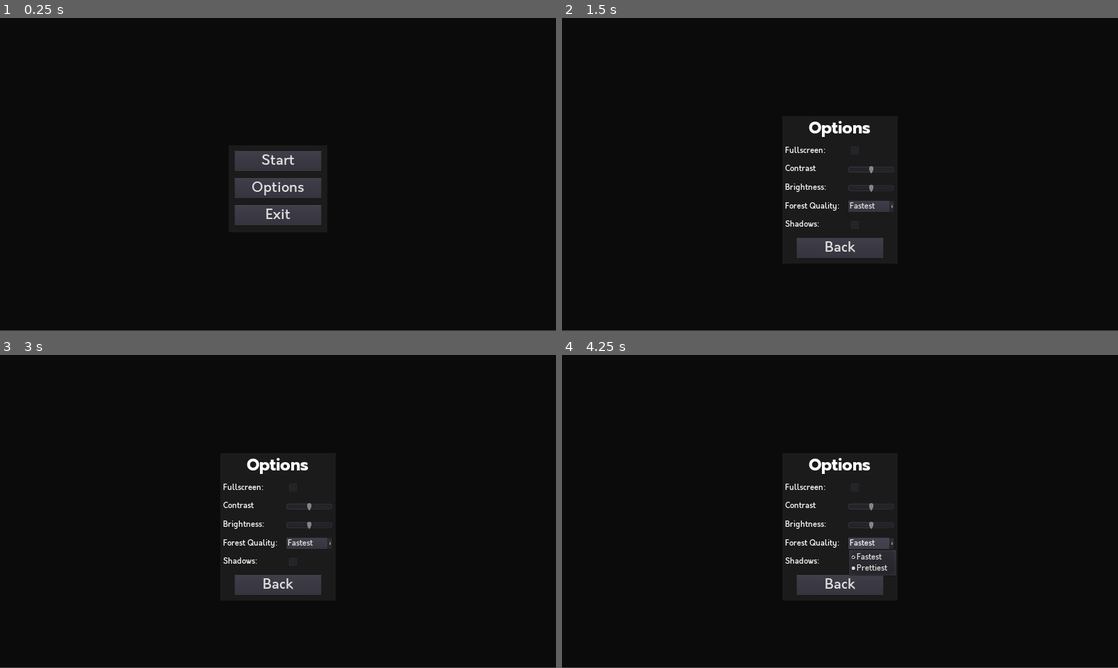
Above: before the commit, frames 1-4 (two rows, left to right).
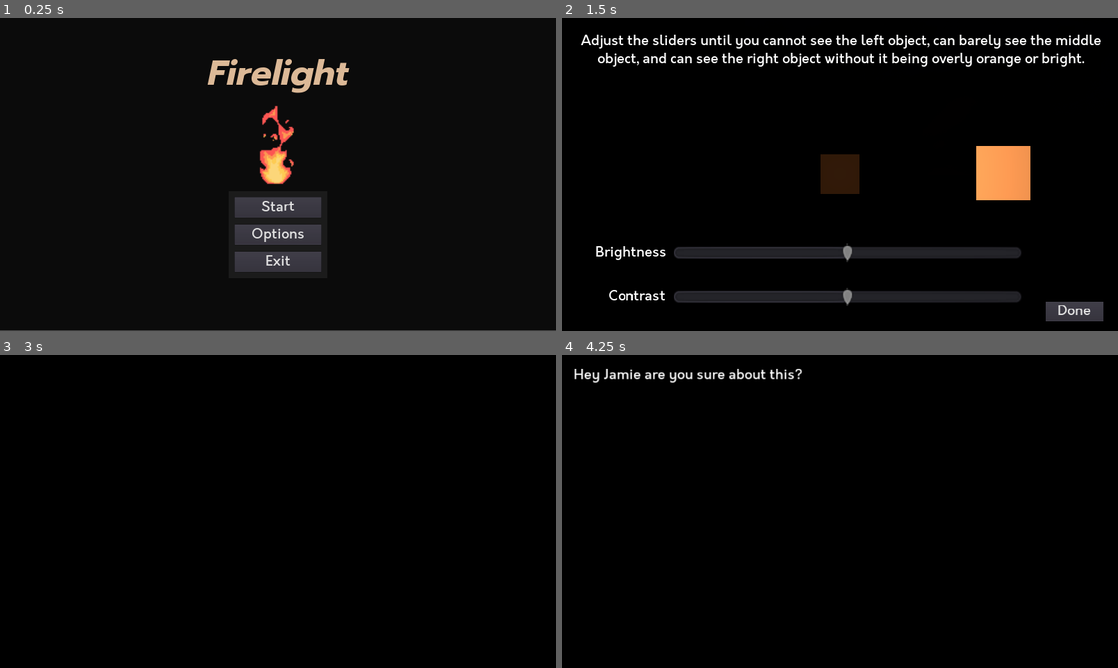
Above: after the commit, the same moments.

Repository: aozero/INTD450-Game
Game: Godot game, scene res://Scenes/Menus/MainMenu.tscn
Two runs of this game, one before a commit and one after it. Both use one fixed random seed, a clock stepped at 60 frames per second and the inputs below. The engine's default icon, where the game draws it, is replaced by a stand-in: a white triangle on a blue panel in a dark square. Sound files missing from this copy of the repository are replaced by a short silence.
Inputs (mouse positions are in pixels of both pictures, inside the frame that each line leads up to):
- Up to frame 1 (0.25 s): no input
- Up to frame 2 (1.5 s): click "Options" at 0.5 s; click "Start" at 1.25 s
- Up to frame 3 (3 s): click (278, 498) at 2 s, where only the run before the commit has a clickable "Start"; click (511, 649) at 2.75 s, where only the run after the commit has a clickable "Done"
- Up to frame 4 (4.25 s): click (873, 542) at 3.5 s, where only the run before the commit has a clickable "Fastest"

The runs differ from the first frame. In frame 1, 6.3% of the frame differs, in the area x 37-63%, y 13-82%; in frame 2, 17%, in the area x 0-100%, y 5-100%; in frame 3, 9.9%; in frame 4, 10%.

Commit message:
Add small_fire_sheet and fire to main menu

Diff:
--- a/Scenes/Menus/MainMenu.tscn
+++ b/Scenes/Menus/MainMenu.tscn
@@ -1,10 +1,12 @@
-[gd_scene load_steps=8 format=2]
+[gd_scene load_steps=11 format=2]
 
 [ext_resource path="res://Scripts/Menus/MainMenu.gd" type="Script" id=1]
 [ext_resource path="res://Fonts/Prompt-BoldItalic.ttf" type="DynamicFontData" id=2]
-[ext_resource path="res://Fonts/Prompt.ttf" type="DynamicFontData" id=3]
-[ext_resource path="res://Scenes/Menus/OptionsMenu.tscn" type="PackedScene" id=4]
-[ext_resource path="res://Scenes/Menus/ExitVerfication.tscn" type="PackedScene" id=5]
+[ext_resource path="res://Sound/Effects/Match/match_burning.wav" type="AudioStream" id=3]
+[ext_resource path="res://Sprites/Fires/small_fire_sheet.png" type="Texture" id=4]
+[ext_resource path="res://Fonts/Prompt.ttf" type="DynamicFontData" id=5]
+[ext_resource path="res://Scenes/Menus/OptionsMenu.tscn" type="PackedScene" id=6]
+[ext_resource path="res://Scenes/Menus/ExitVerfication.tscn" type="PackedScene" id=7]
 
 [sub_resource type="DynamicFont" id=1]
 
@@ -14,15 +16,46 @@
 font_data = ExtResource( 2 )
 _sections_unfolded = [ "Extra Spacing", "Font", "Settings" ]
 
+[sub_resource type="Animation" id=3]
+
+resource_name = "loop"
+length = 4.56
+loop = true
+step = 0.12
+tracks/0/type = "value"
+tracks/0/path = NodePath(".:frame")
+tracks/0/interp = 1
+tracks/0/loop_wrap = true
+tracks/0/imported = false
+tracks/0/enabled = true
+tracks/0/keys = {
+"times": PoolRealArray( 0, 0.12, 0.24, 0.36, 0.48, 0.6, 0.72, 0.84, 0.96, 1.08, 1.2, 1.32, 1.44, 1.56, 1.68, 1.8, 1.92, 2.04, 2.16, 2.28, 2.4, 2.52, 2.64, 2.76, 2.88, 3, 3.12, 3.24, 3.36, 3.48, 3.6, 3.72, 3.84, 3.96, 4.08, 4.2, 4.32, 4.44, 4.56 ),
+"transitions": PoolRealArray( 1, 1, 1, 1, 1, 1, 1, 1, 1, 1, 1, 1, 1, 1, 1, 1, 1, 1, 1, 1, 1, 1, 1, 1, 1, 1, 1, 1, 1, 1, 1, 1, 1, 1, 1, 1, 1, 1, 1 ),
+"update": 1,
+"values": [ 0, 1, 2, 3, 4, 5, 6, 7, 8, 9, 10, 11, 12, 0, 1, 2, 3, 4, 5, 6, 7, 8, 9, 10, 11, 12, 0, 1, 2, 3, 4, 5, 6, 7, 8, 9, 10, 11, 12 ]
+}
+tracks/1/type = "value"
+tracks/1/path = NodePath("../../../Label:custom_colors/font_color")
+tracks/1/interp = 2
+tracks/1/loop_wrap = true
+tracks/1/imported = false
+tracks/1/enabled = true
+tracks/1/keys = {
+"times": PoolRealArray( 0, 2.4, 4.56 ),
+"transitions": PoolRealArray( 1, 1, 1 ),
+"update": 0,
+"values": [ Color( 0.867188, 0.746774, 0.630066, 1 ), Color( 0.84375, 0.552525, 0.270264, 1 ), Color( 0.867188, 0.746774, 0.630066, 1 ) ]
+}
+
 [sub_resource type="DynamicFont" id=2]
 
 size = 48
 use_mipmaps = false
 use_filter = false
-font_data = ExtResource( 3 )
+font_data = ExtResource( 5 )
 _sections_unfolded = [ "Settings" ]
 
-[node name="MainMenu" type="ColorRect"]
+[node name="MainMenu" type="ColorRect" index="0"]
 
 anchor_left = 0.0
 anchor_top = 0.0
@@ -41,7 +74,6 @@
 
 [node name="Label" type="Label" parent="." index="0"]
 
-visible = false
 anchor_left = 0.0
 anchor_top = 0.0
 anchor_right = 1.0
@@ -55,7 +87,7 @@
 size_flags_horizontal = 1
 size_flags_vertical = 4
 custom_fonts/font = SubResource( 1 )
-custom_colors/font_color = Color( 0.867188, 0.746774, 0.630066, 1 )
+custom_colors/font_color = Color( 0.856556, 0.658658, 0.466851, 1 )
 custom_colors/font_color_shadow = Color( 0, 0, 0, 1 )
 text = "Firelight"
 align = 1
@@ -63,18 +95,78 @@
 percent_visible = 1.0
 lines_skipped = 0
 max_lines_visible = -1
-_sections_unfolded = [ "Margin", "custom_fonts" ]
-
-[node name="PauseMenuRect" type="ColorRect" parent="." index="1"]
+_sections_unfolded = [ "Margin", "custom_colors" ]
+
+[node name="AudioStreamPlayer" type="AudioStreamPlayer" parent="." index="1"]
+
+stream = ExtResource( 3 )
+volume_db = -5.0
+pitch_scale = 1.0
+autoplay = true
+mix_target = 0
+bus = "Master"
+
+[node name="CanvasLayer" type="CanvasLayer" parent="." index="2"]
+
+layer = 0
+offset = Vector2( 0, 0 )
+rotation = 0.0
+scale = Vector2( 1, 1 )
+transform = Transform2D( 1, 0, 0, 1, 0, 0 )
+
+[node name="SpriteContainer" type="Control" parent="CanvasLayer" index="0"]
+
+anchor_left = 0.5
+anchor_top = 0.0
+anchor_right = 0.5
+anchor_bottom = 0.0
+margin_top = 420.0
+margin_bottom = 420.0
+rect_pivot_offset = Vector2( 0, 0 )
+rect_clip_content = false
+mouse_filter = 0
+mouse_default_cursor_shape = 0
+size_flags_horizontal = 1
+size_flags_vertical = 1
+_sections_unfolded = [ "Margin", "Rect" ]
+
+[node name="Sprite" type="Sprite" parent="CanvasLayer/SpriteContainer" index="0"]
+
+scale = Vector2( 4, 4 )
+texture = ExtResource( 4 )
+vframes = 3
+hframes = 5
+frame = 9
+_sections_unfolded = [ "Animation", "Region" ]
+
+[node name="AnimationPlayer" type="AnimationPlayer" parent="CanvasLayer/SpriteContainer/Sprite" index="0"]
+
+root_node = NodePath("..")
+autoplay = ""
+playback_process_mode = 1
+playback_default_blend_time = 0.0
+playback_speed = 1.0
+anims/loop = SubResource( 3 )
+blend_times = [  ]
+
+[node name="CanvasLayer2" type="CanvasLayer" parent="." index="3"]
+
+layer = 1
+offset = Vector2( 0, 0 )
+rotation = 0.0
+scale = Vector2( 1, 1 )
+transform = Transform2D( 1, 0, 0, 1, 0, 0 )
+
+[node name="PauseMenuRect" type="ColorRect" parent="CanvasLayer2" index="0"]
 
 anchor_left = 0.5
 anchor_top = 0.5
 anchor_right = 0.5
 anchor_bottom = 0.5
 margin_left = -170.0
-margin_top = -100.0
+margin_top = 58.0
 margin_right = 170.0
-margin_bottom = 200.0
+margin_bottom = 358.0
 rect_pivot_offset = Vector2( 0, 0 )
 rect_clip_content = false
 mouse_filter = 0
@@ -84,7 +176,7 @@
 color = Color( 0.109375, 0.109375, 0.109375, 1 )
 _sections_unfolded = [ "Margin", "Rect", "Visibility" ]
 
-[node name="VBoxContainer" type="VBoxContainer" parent="PauseMenuRect" index="0"]
+[node name="VBoxContainer" type="VBoxContainer" parent="CanvasLayer2/PauseMenuRect" index="0"]
 
 anchor_left = 0.0
 anchor_top = 0.0
@@ -101,7 +193,7 @@
 alignment = 0
 _sections_unfolded = [ "Margin", "Rect" ]
 
-[node name="StartContainer" type="CenterContainer" parent="PauseMenuRect/VBoxContainer" index="0"]
+[node name="StartContainer" type="CenterContainer" parent="CanvasLayer2/PauseMenuRect/VBoxContainer" index="0"]
 
 anchor_left = 0.0
 anchor_top = 0.0
@@ -119,7 +211,7 @@
 use_top_left = false
 _sections_unfolded = [ "Rect" ]
 
-[node name="StartButton" type="Button" parent="PauseMenuRect/VBoxContainer/StartContainer" index="0"]
+[node name="StartButton" type="Button" parent="CanvasLayer2/PauseMenuRect/VBoxContainer/StartContainer" index="0"]
 
 anchor_left = 0.0
 anchor_top = 0.0
@@ -147,7 +239,7 @@
 align = 1
 _sections_unfolded = [ "Margin", "Rect" ]
 
-[node name="OptionsContainer" type="CenterContainer" parent="PauseMenuRect/VBoxContainer" index="1"]
+[node name="OptionsContainer" type="CenterContainer" parent="CanvasLayer2/PauseMenuRect/VBoxContainer" index="1"]
 
 anchor_left = 0.0
 anchor_top = 0.0
@@ -166,7 +258,7 @@
 use_top_left = false
 _sections_unfolded = [ "Rect" ]
 
-[node name="OptionsButton" type="Button" parent="PauseMenuRect/VBoxContainer/OptionsContainer" index="0"]
+[node name="OptionsButton" type="Button" parent="CanvasLayer2/PauseMenuRect/VBoxContainer/OptionsContainer" index="0"]
 
 anchor_left = 0.0
 anchor_top = 0.0
@@ -194,7 +286,7 @@
 align = 1
 _sections_unfolded = [ "Margin", "Rect" ]
 
-[node name="ExitContainer" type="CenterContainer" parent="PauseMenuRect/VBoxContainer" index="2"]
+[node name="ExitContainer" type="CenterContainer" parent="CanvasLayer2/PauseMenuRect/VBoxContainer" index="2"]
 
 anchor_left = 0.0
 anchor_top = 0.0
@@ -213,7 +305,7 @@
 use_top_left = false
 _sections_unfolded = [ "Rect" ]
 
-[node name="ExitButton" type="Button" parent="PauseMenuRect/VBoxContainer/ExitContainer" index="0"]
+[node name="ExitButton" type="Button" parent="CanvasLayer2/PauseMenuRect/VBoxContainer/ExitContainer" index="0"]
 
 anchor_left = 0.0
 anchor_top = 0.0
@@ -241,12 +333,12 @@
 align = 1
 _sections_unfolded = [ "Margin", "Rect" ]
 
-[node name="OptionsMenu" parent="." index="2" instance=ExtResource( 4 )]
-
-[node name="ExitVerfication" parent="." index="3" instance=ExtResource( 5 )]
-
-[connection signal="button_up" from="PauseMenuRect/VBoxContainer/StartContainer/StartButton" to="." method="_on_StartButton_button_up"]
-
-[connection signal="button_up" from="PauseMenuRect/VBoxContainer/OptionsContainer/OptionsButton" to="." method="_on_OptionsButton_button_up"]
-
-[connection signal="button_up" from="PauseMenuRect/VBoxContainer/ExitContainer/ExitButton" to="." method="_on_ExitButton_button_up"]
+[node name="OptionsMenu" parent="." index="4" instance=ExtResource( 6 )]
+
+[node name="ExitVerfication" parent="." index="5" instance=ExtResource( 7 )]
+
+[connection signal="button_up" from="CanvasLayer2/PauseMenuRect/VBoxContainer/StartContainer/StartButton" to="." method="_on_StartButton_button_up"]
+
+[connection signal="button_up" from="CanvasLayer2/PauseMenuRect/VBoxContainer/OptionsContainer/OptionsButton" to="." method="_on_OptionsButton_button_up"]
+
+[connection signal="button_up" from="CanvasLayer2/PauseMenuRect/VBoxContainer/ExitContainer/ExitButton" to="." method="_on_ExitButton_button_up"]
--- a/Scripts/Menus/MainMenu.gd
+++ b/Scripts/Menus/MainMenu.gd
@@ -1,7 +1,11 @@
 extends ColorRect
 
+onready var sprite_anim = $CanvasLayer/SpriteContainer/Sprite/AnimationPlayer
 onready var options_menu = $OptionsMenu
 onready var exit_verification = $ExitVerfication
+
+func _ready():
+	sprite_anim.play("loop")
 
 func _on_StartButton_button_up():
 	get_tree().change_scene("res://Scenes/Menus/GammaChanger.tscn")
Binary file added: Sprites/Fires/small_fire/1.png
Not shown, added: Sprites/Fires/small_fire/1.png.import
Binary file added: Sprites/Fires/small_fire/10.png
Not shown, added: Sprites/Fires/small_fire/10.png.import
Binary file added: Sprites/Fires/small_fire/11.png
Not shown, changed: Sprites/Fires/small_fire/11.png.import
Binary file added: Sprites/Fires/small_fire/12.png
Not shown, added: Sprites/Fires/small_fire/12.png.import
Binary file added: Sprites/Fires/small_fire/13.png
Not shown, added: Sprites/Fires/small_fire/13.png.import
Binary file added: Sprites/Fires/small_fire/2.png
Not shown, added: Sprites/Fires/small_fire/2.png.import
(and 18 more such lines)
